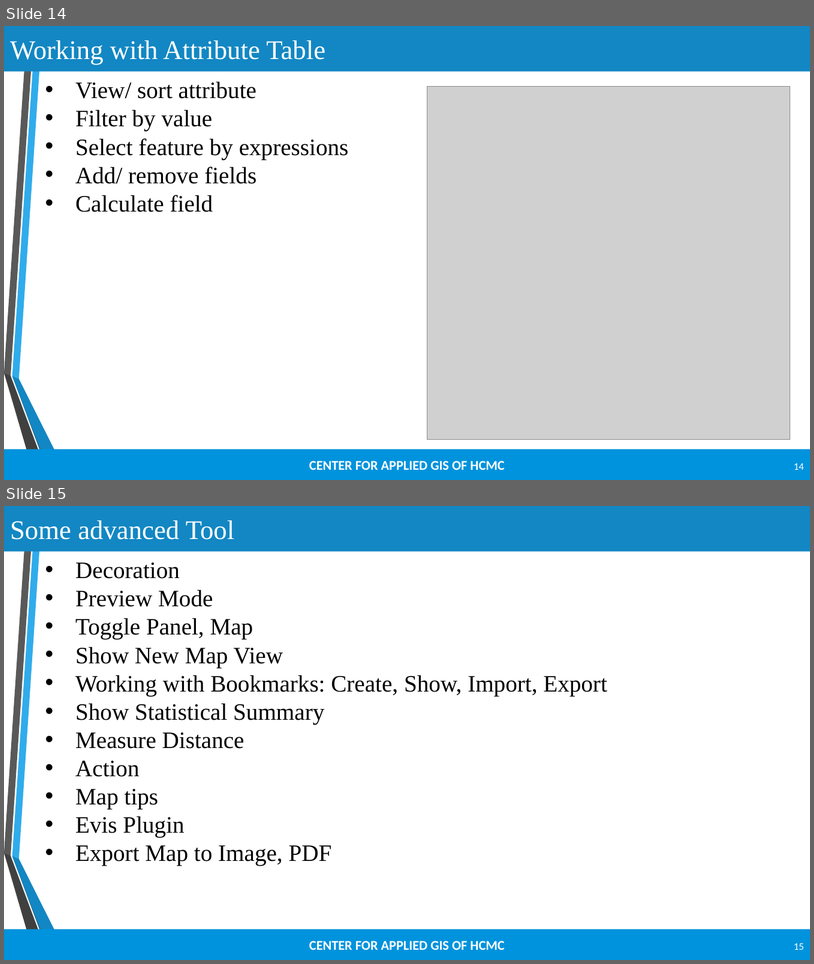
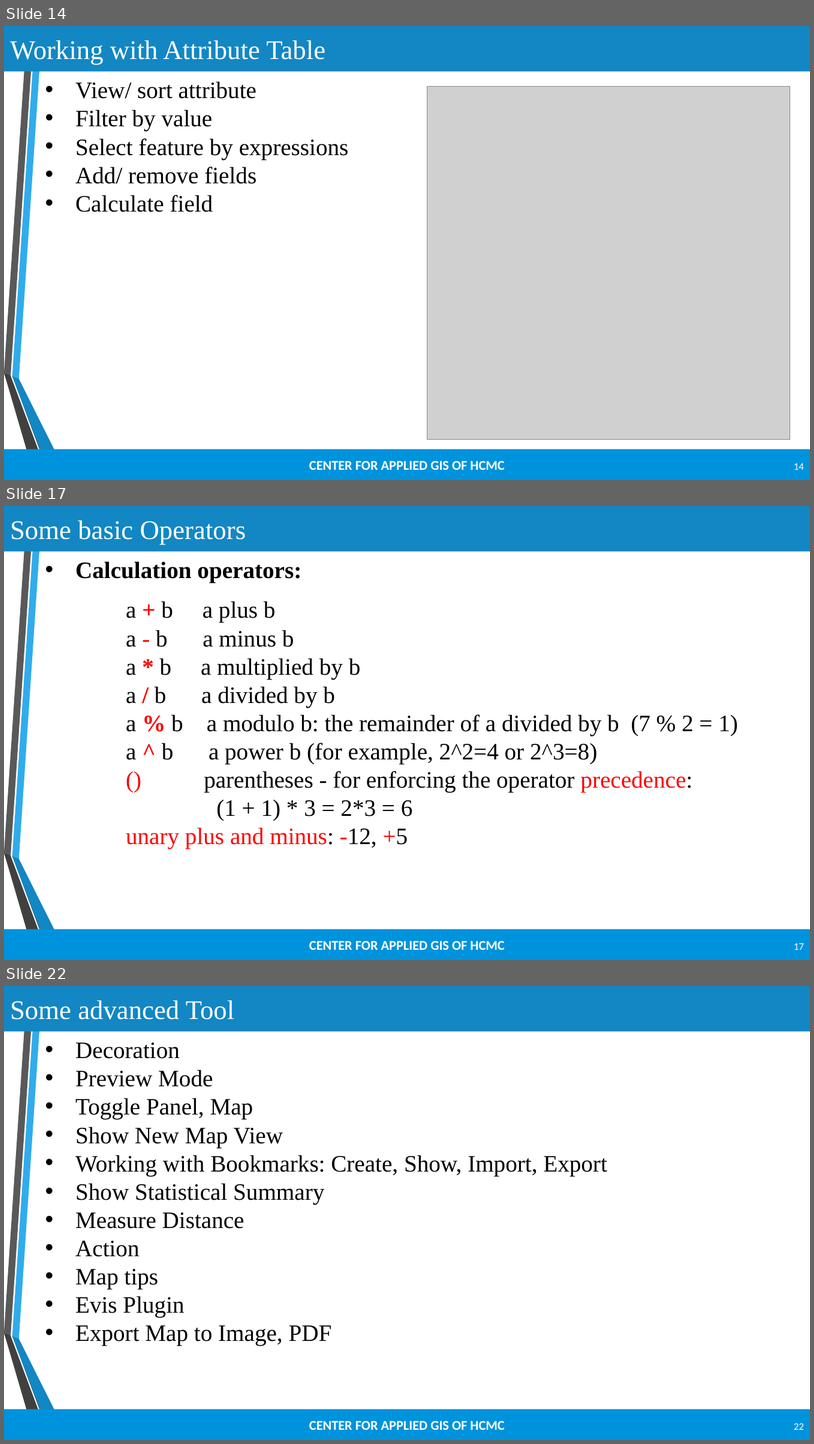
Before and after one commit to lebuu2512/QGIS-Training, a slide deck: Unit 2.pptx. Shown one above the other, each under a label of ours: slides 14 and 15 before the commit, slides 14, 17 and 22 after it; the slides between them are not shown. The pictures are 814x964 and 814x1444 pixels, drawn with LibreOffice and Linux fonts; fonts in the diff are those of the drawing; grey boxes stand for pictures; background and template pictures are left out. Boxes give left, top, right and bottom in pixels: in the first picture for what was removed or moved away, otherwise in the second. Text is boxed around its words. In the diff, an @@ line names an element or a change of style, - is before the commit and + after.

```diff
--- a/Unit 2.pptx
+++ b/Unit 2.pptx
@@ slide 17 added at (4, 506, 810, 960), background #FFFFFF; not listed: 7 template elements that a slide beside it also shows @@
@@ title added at (4, 506, 810, 552), fill #1287C3, 32 pt, text #FFFFFF @@
+Some basic Operators
@@ text added at (75, 561, 302, 583), 28 pt, text #000000, bold @@
+• Calculation operators:
@@ text added at (126, 601, 738, 849), 28 pt, text #000000 @@
+a + b a plus b
+a - b a minus b
+a * b a multiplied by b
+a / b a divided by b
+a % b a modulo b: the remainder of a divided by b (7 % 2 = 1)
+a ^ b a power b (for example, 2^2=4 or 2^3=8)
+() parentheses - for enforcing the operator precedence:
+(1 + 1) * 3 = 2*3 = 6
+unary plus and minus: -12, +5
@@ page number added at (794, 943, 804, 949), 12 pt, text #FFFFFF @@
+17
@@ what was slide 15 is now slide 22 @@
@@ page number at (794, 1423, 804, 1429): text changed @@
-15
+22
```
Also in this commit, not shown: 1 slide changed, 5 other slides added, 1 other file.
